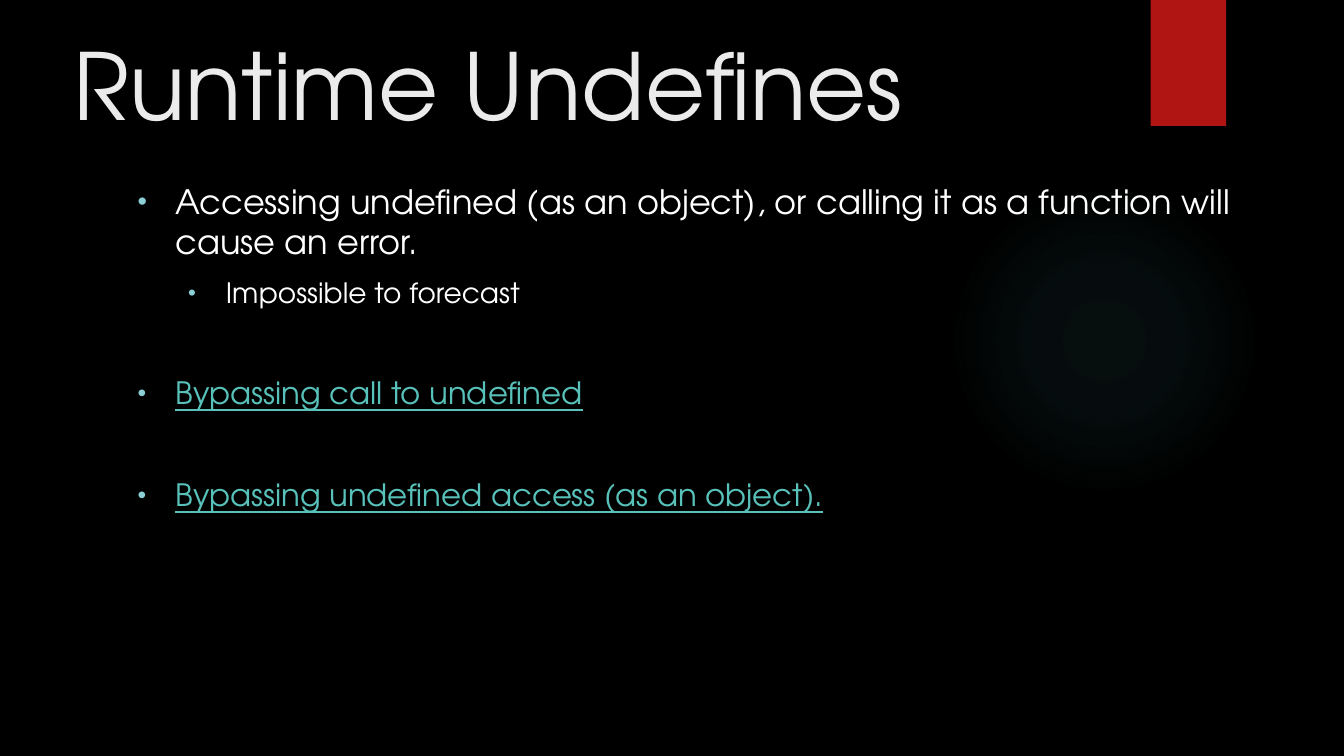
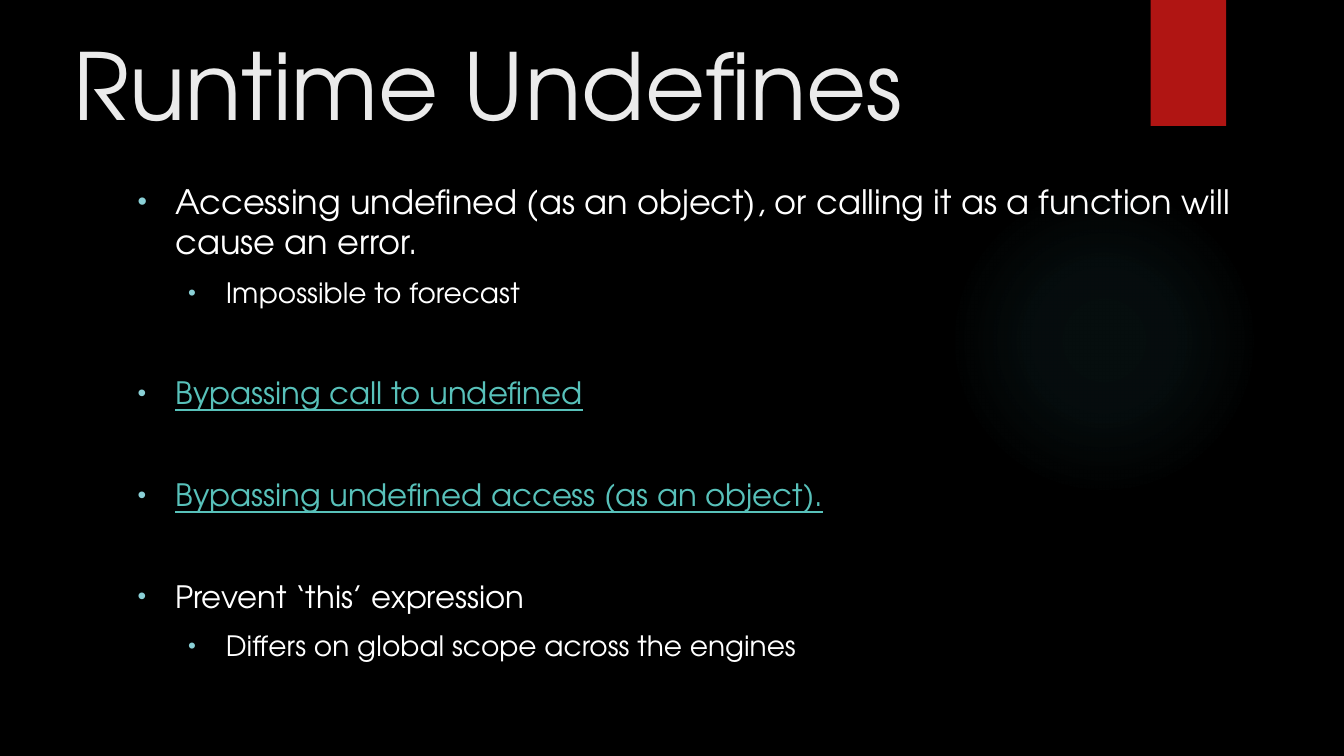
Before and after one commit to itzik-bd/jsfuzzer, a slide deck: slide 14 of misc/ppt/Final Presentation.pptx (slide 16 before the commit). Drawn at 1344x756 pixels with LibreOffice and Linux fonts; fonts in the diff are those of the drawing; background and template pictures are left out. Boxes give left, top, right and bottom in pixels: in the first picture for what was removed or moved away, otherwise in the second. Text is boxed around its words. In the diff, an @@ line names an element or a change of style, - is before the commit and + after.

```diff
--- a/misc/ppt/Final Presentation.pptx
+++ b/misc/ppt/Final Presentation.pptx
@@ text at (x1=175, y1=585, x2=796, y2=662): paragraphs added @@
+    • Prevent ‘this’ expression
+      • Differs on global scope across the engines
```
Also in this commit, not shown: 6 other slides changed, 4 slides added, 2 slides removed.
